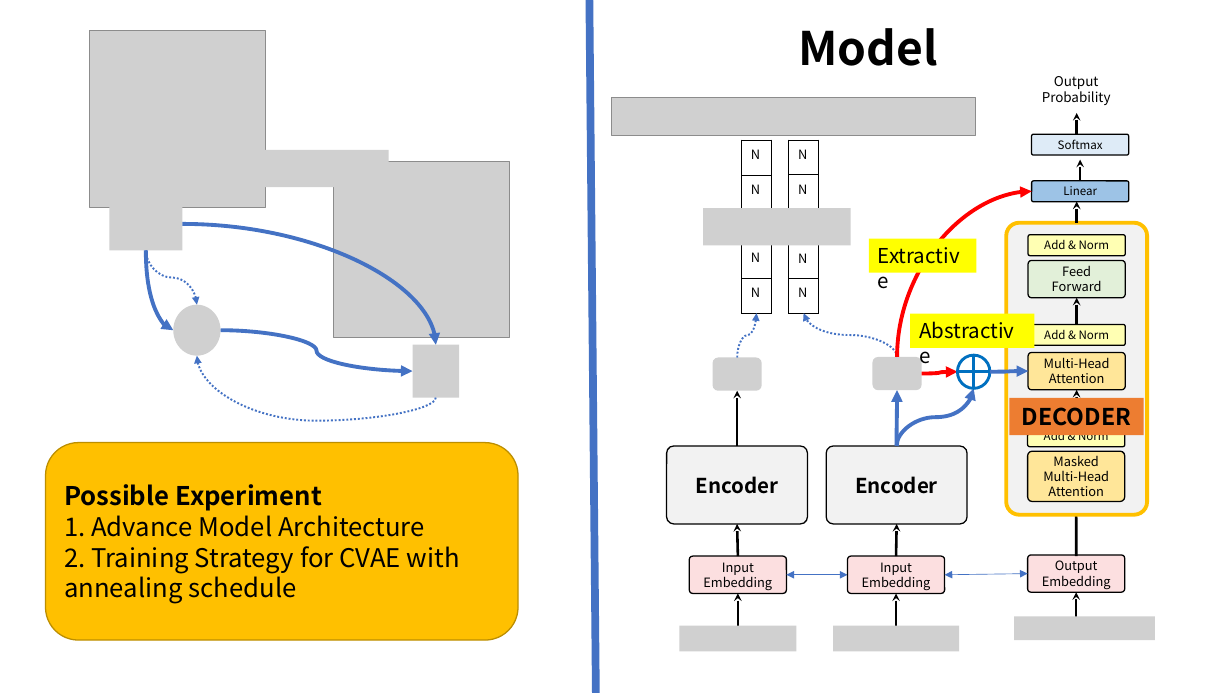
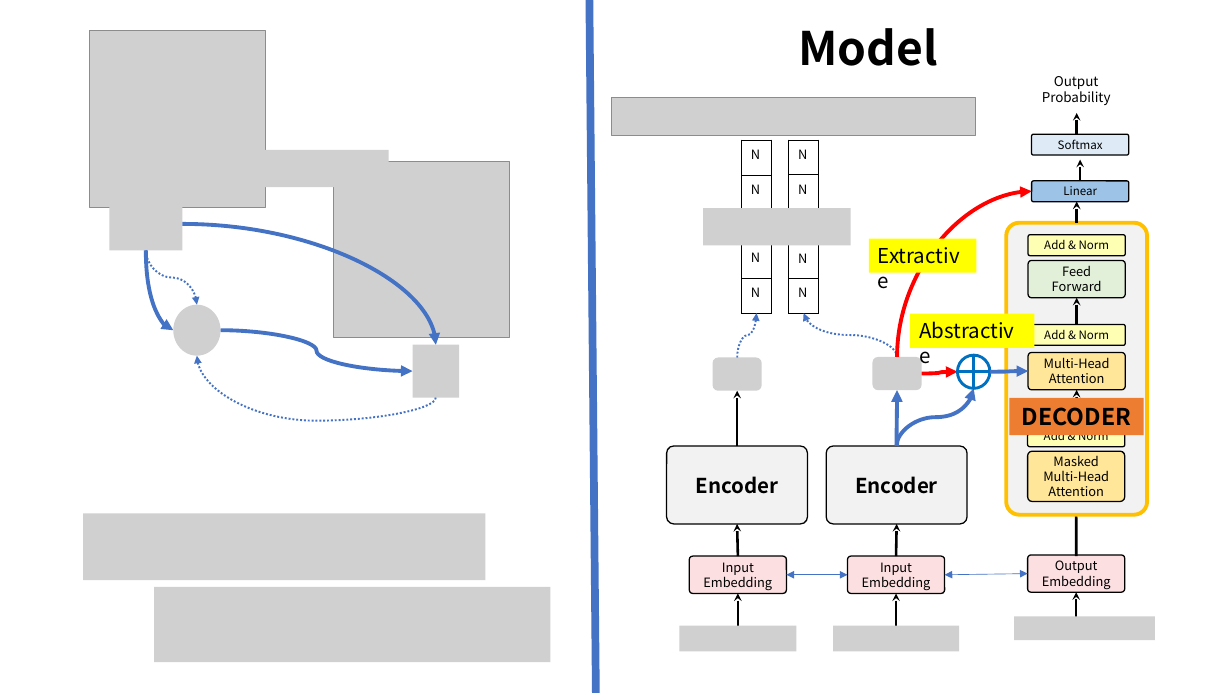
Before and after one commit to fxnnxc/text_summarization, a slide deck: slide 9 of presentation.pptx. Drawn at 1232x693 pixels with LibreOffice and Linux fonts; fonts in the diff are those of the drawing; grey boxes stand for pictures. Boxes give left, top, right and bottom in pixels: in the first picture for what was removed or moved away, otherwise in the second. Text is boxed around its words. In the diff, an @@ line names an element or a change of style, - is before the commit and + after.

```diff
--- a/presentation.pptx
+++ b/presentation.pptx
@@ rounded rectangle removed at (45,443,518,640) @@
-Possible Experiment
-1. Advance Model Architecture
-2. Training Strategy for CVAE with annealing schedule
@@ picture added at (83,514,485,580) @@
@@ picture added at (154,587,551,663) @@
```
Also in this commit, not shown: 4 other files.
